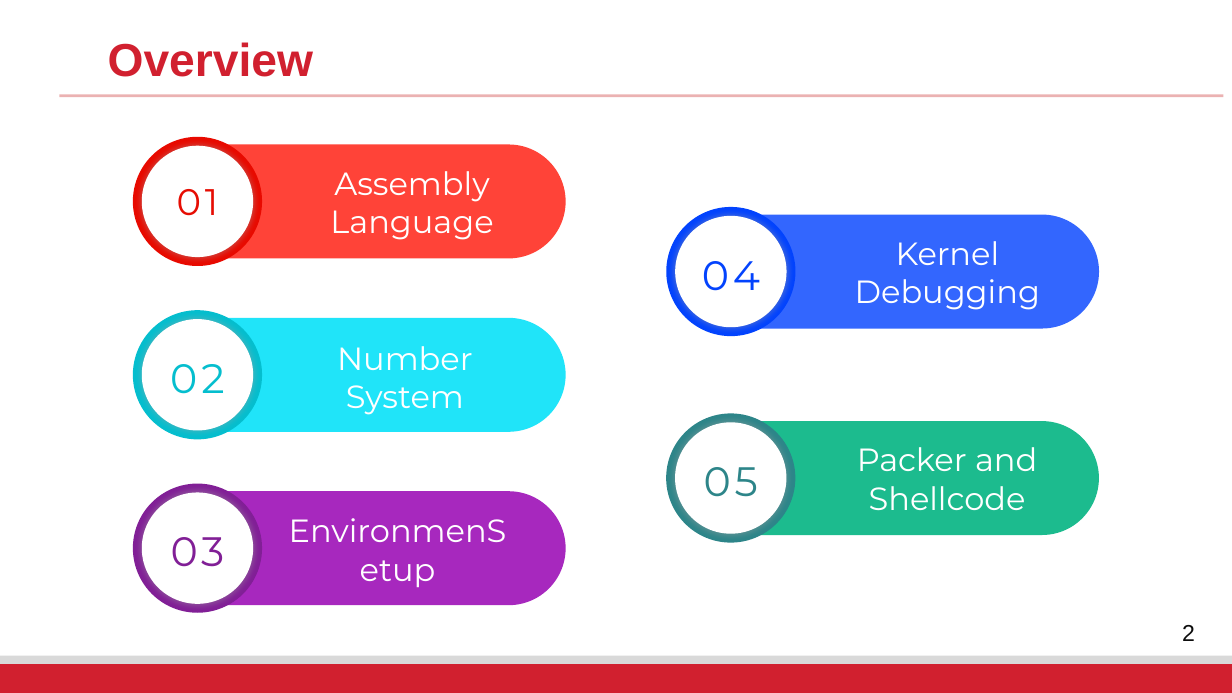
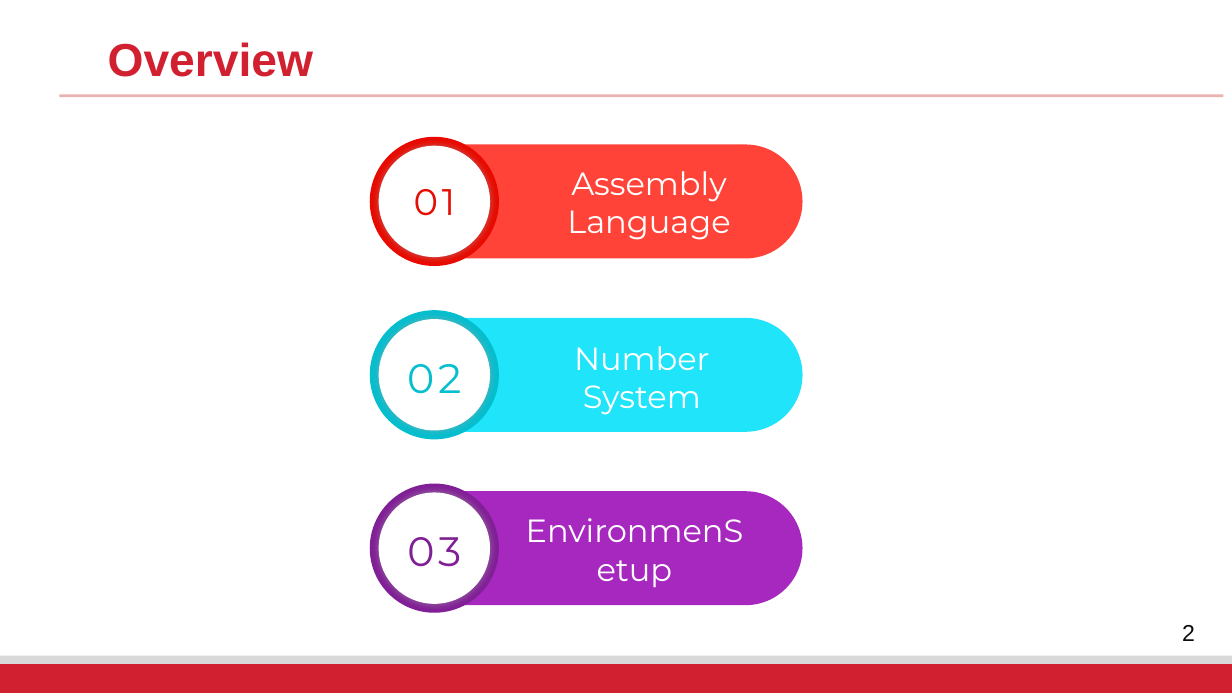
Before and after one commit to fangtian-zhong/fangtian-zhong.github.io, a slide deck: slide 2 of assets/slides/CSCI_591_Malicious_Code_Analysis_1.pptx. Drawn at 1232x693 pixels with LibreOffice and Linux fonts; fonts in the diff are those of the drawing; background and template pictures are left out. Boxes give left, top, right and bottom in pixels: in the first picture for what was removed or moved away, otherwise in the second. Text is boxed around its words. In the diff, an @@ line names an element or a change of style, - is before the commit and + after.

```diff
--- a/assets/slides/CSCI_591_Malicious_Code_Analysis_1.pptx
+++ b/assets/slides/CSCI_591_Malicious_Code_Analysis_1.pptx
@@ group removed at (x1=666, y1=207, x2=1100, y2=336): 2 ellipses, 2 texts, 1 rounded rectangle @@
-04
-Kernel Debugging
@@ group removed at (x1=666, y1=413, x2=1100, y2=543): 2 ellipses, 2 texts, 1 rounded rectangle @@
-05
-Packer and Shellcode
@@ 5 texts, 3 ellipses moved together from (x1=133, y1=137, x2=493, y2=613) to (x1=370, y1=137, x2=730, y2=613) @@
@@ 3 rounded rectangles, 3 ellipses, 1 text moved together from (x1=141, y1=144, x2=566, y2=606) to (x1=379, y1=144, x2=803, y2=606) @@
```
